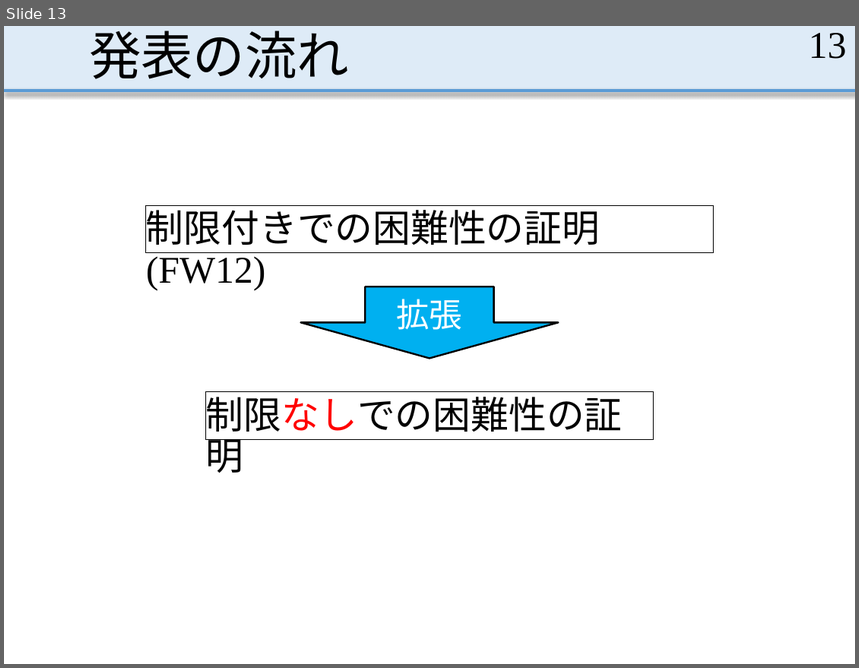
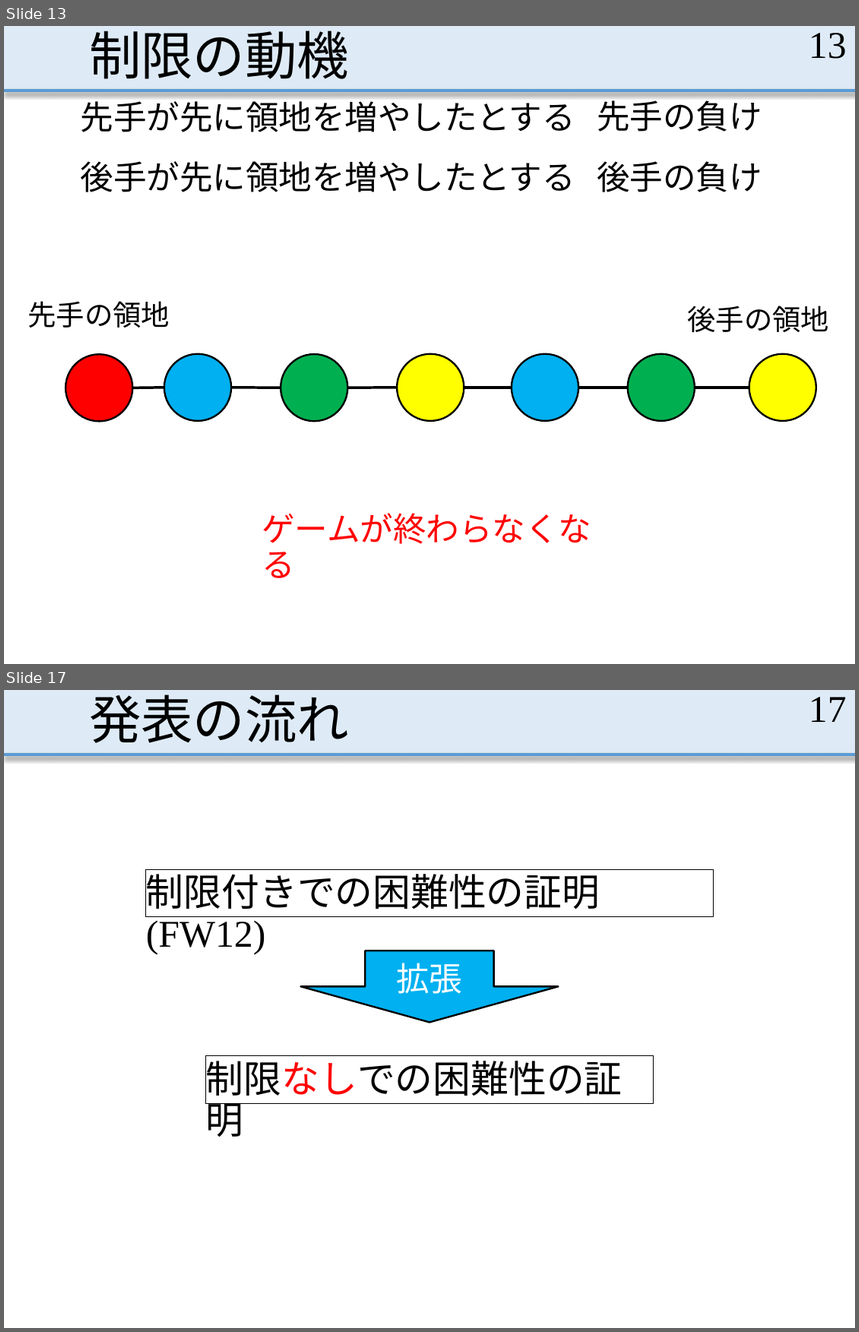
Before and after one commit to MasayaOda/SR, a slide deck: 191120oda.pptx. Shown one above the other, each under a label of ours: slide 13 before the commit, slides 13 and 17 after it; the slides between them are not shown. The pictures are 859x668 and 859x1332 pixels, drawn with LibreOffice and Linux fonts; fonts in the diff are those of the drawing. Boxes give left, top, right and bottom in pixels: in the first picture for what was removed or moved away, otherwise in the second. Text is boxed around its words. In the diff, an @@ line names an element or a change of style, - is before the commit and + after.

```diff
--- a/191120oda.pptx
+++ b/191120oda.pptx
@@ slide 13 added at (4, 26, 855, 664), background #FFFFFF; not listed: 2 template elements that a slide beside it also shows @@
@@ title added at (89, 31, 349, 79), 44 pt, text #000000 @@
+制限の動機
@@ page number added at (809, 33, 847, 59), 32 pt, text #000000 @@
+13
@@ text added at (81, 96, 576, 132), 28 pt, text #000000 @@
+先手が先に領地を増やしたとする
@@ text added at (597, 95, 762, 132), 28 pt, text #000000 @@
+先手の負け
@@ text added at (81, 161, 576, 192), 28 pt, text #000000 @@
+後手が先に領地を増やしたとする
@@ text added at (597, 161, 762, 192), 28 pt, text #000000 @@
+後手の負け
@@ text added at (28, 301, 170, 328), 24 pt, text #000000 @@
+先手の領地
@@ text added at (687, 306, 829, 332), 24 pt, text #000000 @@
+後手の領地
@@ ellipse added at (66, 354, 132, 422), fill #FF0000, outline #000000 1.5 pt @@
@@ ellipse added at (164, 354, 231, 421), fill #00B0F0, outline #000000 1.5 pt @@
@@ ellipse added at (281, 354, 348, 422), fill #00B050, outline #000000 1.5 pt @@
@@ ellipse added at (397, 354, 465, 421), fill #FFFF00, outline #000000 1.5 pt @@
@@ ellipse added at (512, 354, 579, 421), fill #00B0F0, outline #000000 1.5 pt @@
@@ ellipse added at (628, 354, 695, 421), fill #00B050, outline #000000 1.5 pt @@
@@ ellipse added at (750, 354, 817, 421), fill #FFFF00, outline #000000 1.5 pt @@
@@ line added from (132, 388) to (164, 388), #000000 2.25 pt @@
@@ line added from (231, 388) to (281, 388), #000000 2.25 pt @@
@@ line added from (348, 388) to (397, 388), #000000 2.25 pt @@
@@ line added from (464, 388) to (512, 388), #000000 2.25 pt @@
@@ line added from (579, 388) to (628, 388), #000000 2.25 pt @@
@@ line added from (695, 388) to (750, 388), #000000 2.25 pt @@
@@ text added at (262, 513, 591, 579), 28 pt, text #FF0000 @@
+ゲームが終わらなくなる
@@ what was slide 13 is now slide 17 @@
@@ page number at (809, 697, 847, 722): text changed @@
-13
+17
```
Also in this commit, not shown: 58 slides changed, 5 other slides added, 3 slides removed, 2 other files.
